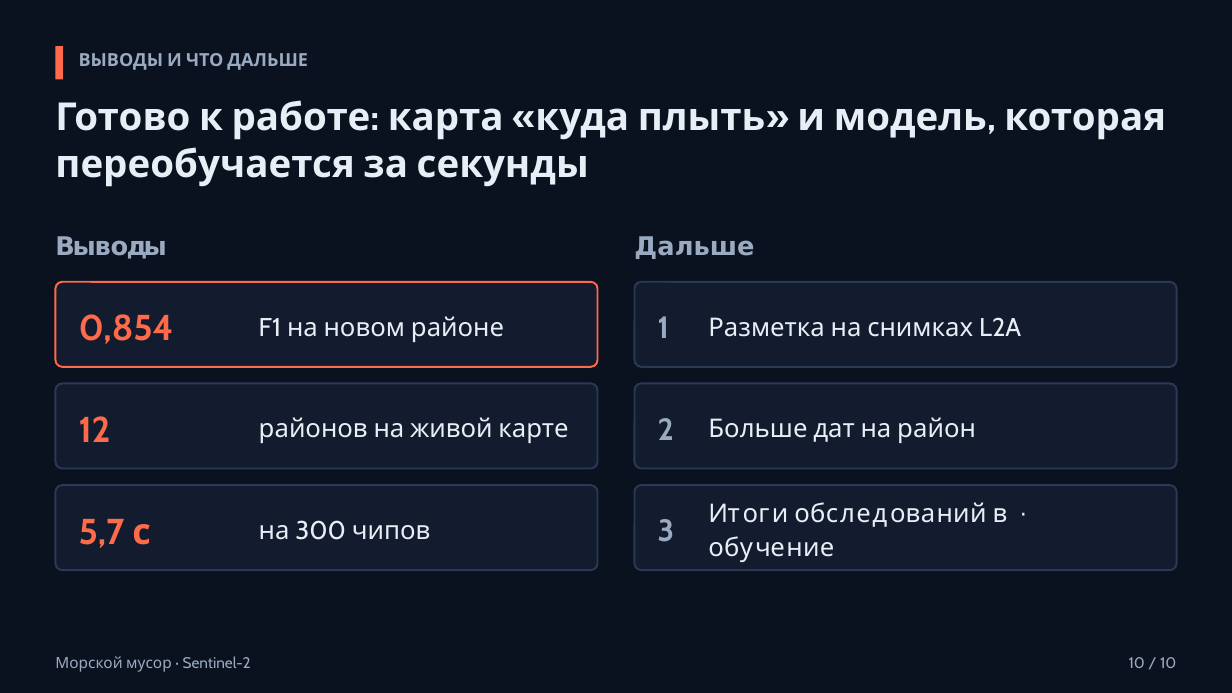
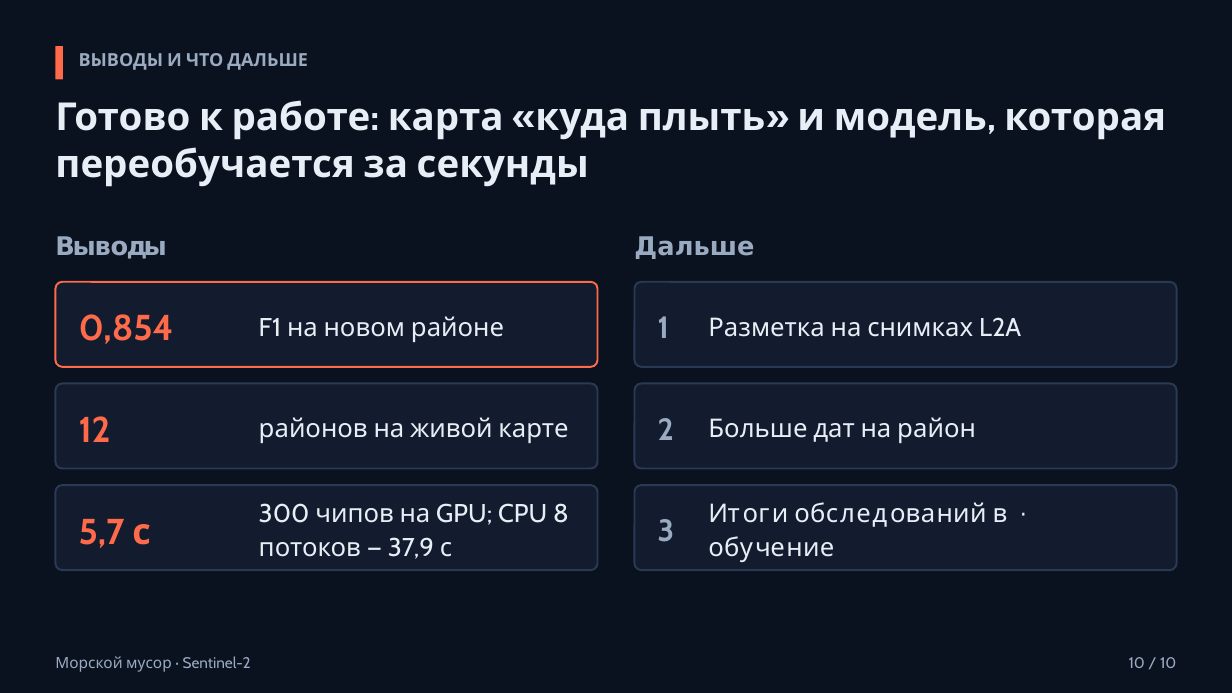
Before and after one commit to azama2t/final-cosmohack, a slide deck: slide 10 of reports/deck.pptx. Drawn at 1232x693 pixels with LibreOffice and Linux fonts; fonts in the diff are those of the drawing. Boxes give left, top, right and bottom in pixels: in the first picture for what was removed or moved away, otherwise in the second. Text is boxed around its words. In the diff, an @@ line names an element or a change of style, - is before the commit and + after.

```diff
--- a/reports/deck.pptx
+++ b/reports/deck.pptx
@@ text at [259, 503, 569, 559]: text changed @@
-на 300 чипов
+300 чипов на GPU; CPU 8 потоков — 37,9 с
```
Also in this commit, not shown: 5 other slides changed, 28 other files.
